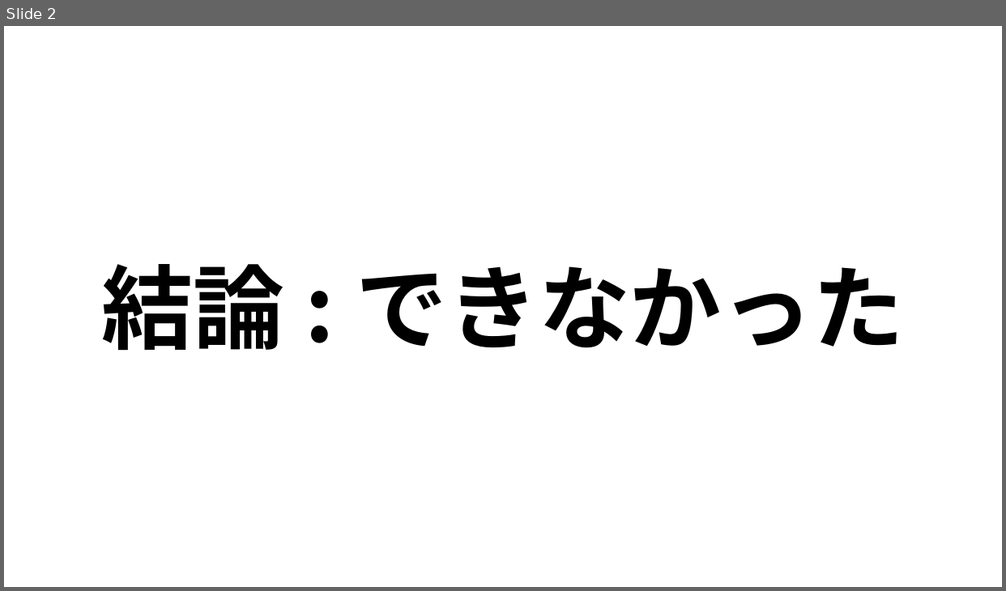
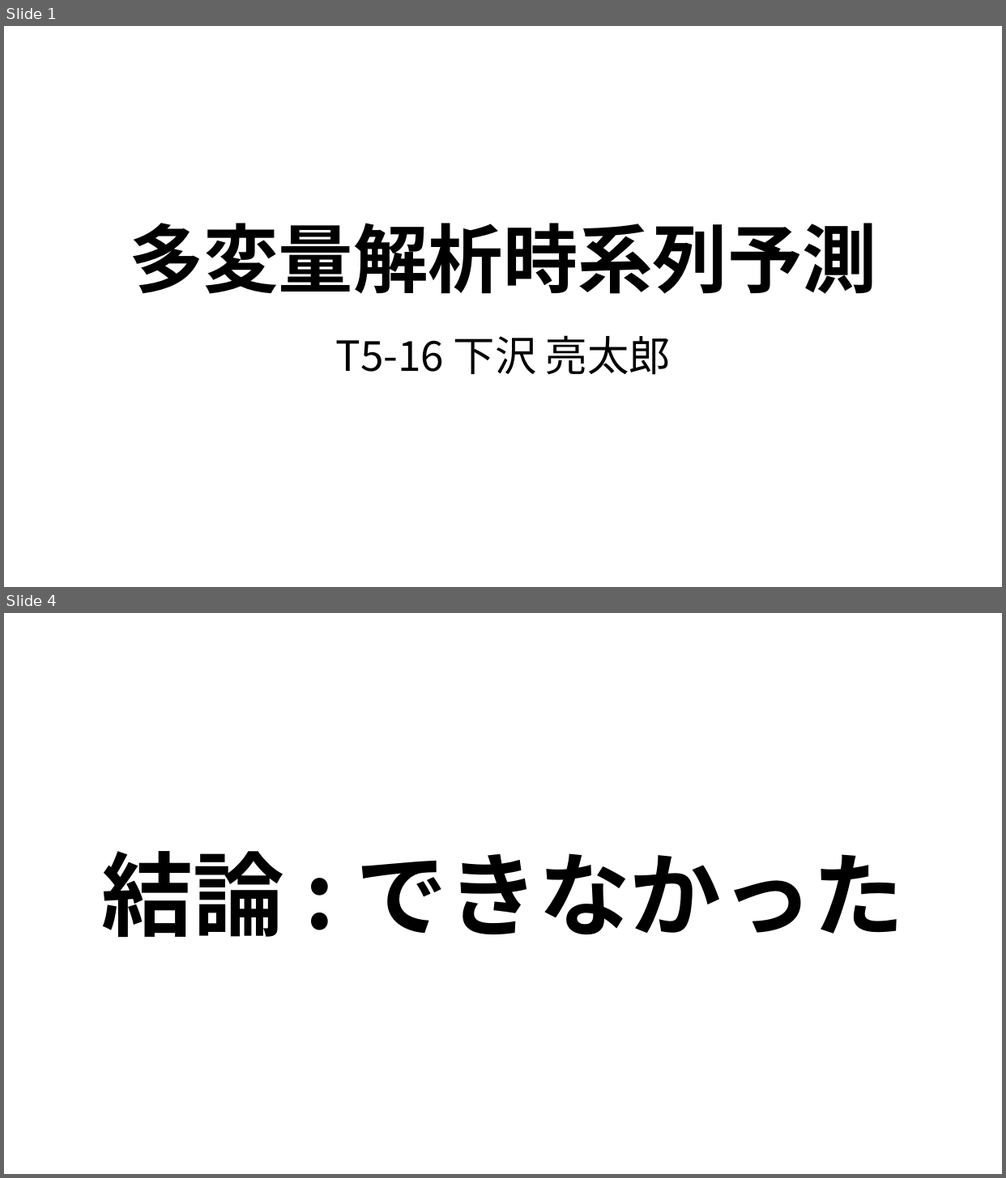
Before and after one commit to ryoww/PBL_stock, a slide deck: 最終報告.pptx. Shown one above the other, each under a label of ours: slide 2 before the commit, slides 1 and 4 after it; the slides between them are not shown. The pictures are 1006x591 and 1006x1178 pixels, drawn with LibreOffice and Linux fonts; fonts in the diff are those of the drawing. Boxes give left, top, right and bottom in pixels: in the first picture for what was removed or moved away, otherwise in the second. Text is boxed around its words. In the diff, an @@ line names an element or a change of style, - is before the commit and + after.

```diff
--- a/最終報告.pptx
+++ b/最終報告.pptx
@@ slide 1 added at (4, 26, 1002, 587), background #FFFFFF @@
@@ text added at (129, 223, 877, 294), 72 pt, text #000000, bold @@
+多変量解析時系列予測
@@ text added at (335, 335, 671, 375), 40 pt, text #000000 @@
+T5-16 下沢 亮太郎
@@ what was slide 2 is now slide 4 @@
```
Also in this commit, not shown: 3 other slides added, 1 slide removed, 2 other files.
